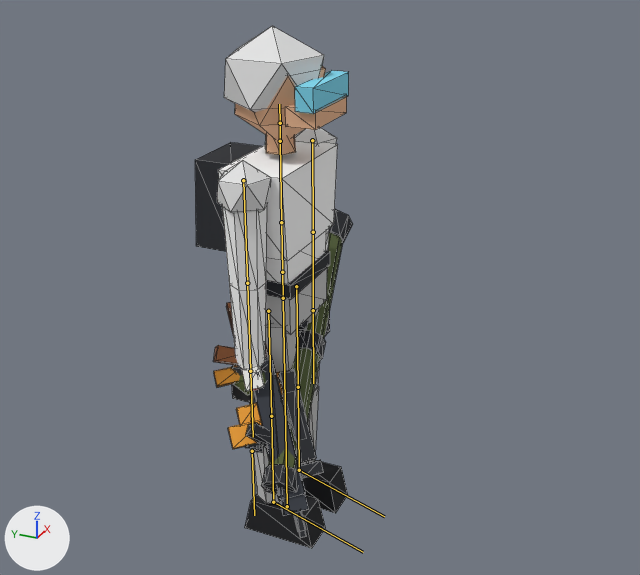
The glTF model client/public/models/player.glb: old version first, new version second.
Before and after are seen from a 50 mm lens placed at (-2.51, -1.27, 2.22), pointed at (0.04, -0.12, 0.95). The lights are fixed; the arrows at lower left show +X, +Y and +Z. The older version comes first. The bones that change, and the others that lie on the model, are drawn over the model as lines. Mesh edges are drawn as thin lines.

The first picture shows 'Player', 'weapon_ak5', 'weapon_bandage', 'weapon_carl_gustaf', 'weapon_grenade', 'weapon_revolver', 'weapon_sniper'.
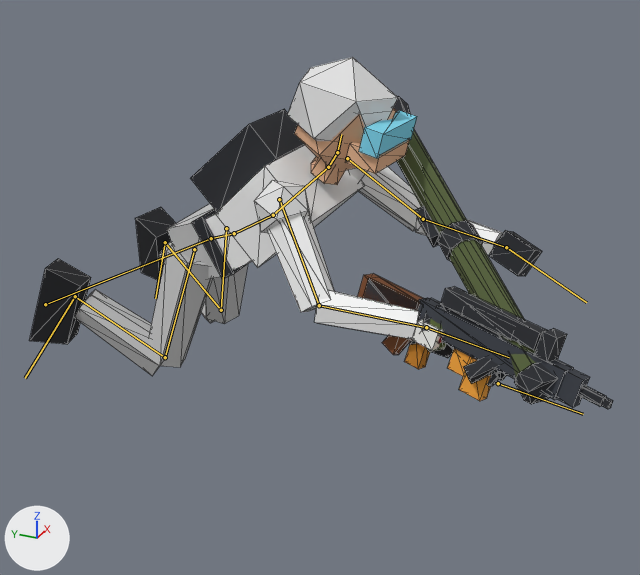
The newer file adds an action. The first version stands in its rest pose; the second is drawn at frame 12 of the action 'swim_fwd'.

What differs and where, as boxes (x1, y1, x2, y2) in the pictures (640 x 575 px):
```json
{"object": "Player", "change": "posed", "before": [195, 26, 349, 548], "after": [30, 57, 542, 376], "on screen": "231% wider, 39% shorter"}
{"object": "weapon_carl_gustaf", "change": "posed", "before": [246, 209, 353, 495], "after": [393, 96, 558, 404]}
{"object": "weapon_ak5", "change": "posed", "before": [214, 308, 306, 532], "after": [363, 279, 607, 406], "on screen": "163% wider, 43% shorter"}
{"object": "weapon_sniper", "change": "posed", "before": [226, 302, 324, 538], "after": [357, 274, 613, 409]}
{"object": "weapon_bandage", "change": "posed", "before": [242, 366, 264, 391], "after": [412, 320, 444, 351]}
{"object": "weapon_revolver", "change": "posed", "before": [214, 345, 264, 452], "after": [382, 335, 507, 386]}
{"object": "weapon_grenade", "change": "posed", "before": [234, 372, 280, 395], "after": [427, 305, 449, 352]}
{"bone": "root", "before": "(287, 506) to (283, 298)", "after": "(45, 304) to (211, 238)"}
{"bone": "hips", "before": "(283, 298) to (282, 272)", "after": "(211, 238) to (234, 233)"}
{"bone": "spine", "before": "(282, 272) to (281, 222)", "after": "(234, 233) to (273, 215)"}
{"bone": "chest", "before": "(281, 222) to (280, 141)", "after": "(273, 215) to (328, 167)"}
{"bone": "neck", "before": "(280, 141) to (280, 123)", "after": "(328, 167) to (337, 152)"}
{"bone": "head", "before": "(280, 123) to (279, 104)", "after": "(337, 152) to (341, 134)"}
{"bone": "upper_arm_L", "before": "(312, 140) to (313, 232)", "after": "(347, 158) to (423, 219)"}
{"bone": "forearm_L", "before": "(313, 232) to (313, 310)", "after": "(423, 219) to (506, 247)"}
{"bone": "hand_L", "before": "(313, 310) to (313, 383)", "after": "(506, 247) to (586, 302)"}
{"bone": "upper_arm_R", "before": "(243, 180) to (247, 283)", "after": "(279, 199) to (319, 305)"}
{"bone": "forearm_R", "before": "(247, 283) to (250, 371)", "after": "(319, 305) to (426, 327)"}
{"bone": "hand_R", "before": "(250, 371) to (253, 437)", "after": "(426, 327) to (509, 357)"}
{"bone": "thigh_L", "before": "(296, 286) to (298, 387)", "after": "(226, 228) to (221, 310)"}
{"bone": "shin_L", "before": "(298, 387) to (299, 470)", "after": "(221, 310) to (165, 242)"}
{"bone": "foot_L", "before": "(299, 470) to (384, 516)", "after": "(165, 242) to (155, 298)"}
{"bone": "thigh_R", "before": "(268, 311) to (271, 416)", "after": "(194, 249) to (165, 357)"}
{"bone": "shin_R", "before": "(271, 416) to (273, 502)", "after": "(165, 357) to (75, 296)"}
{"bone": "foot_R", "before": "(273, 502) to (363, 552)", "after": "(75, 296) to (25, 378)"}
```

Edits to the scene script, one JSON object a line:
```json
{"block": "bone_root", "where": "bone_root = bpy.data.objects['Armature'].pose.bones['root']"}
{"op": "set", "path": "bone_root.location", "old": "(0.0, 0.0, 0.0)", "new": "(0.0, 0.663, -1.079)"}
{"op": "set", "path": "bone_root.rotation_quaternion", "old": "(1.0, 0.0, 0.0, 0.0)", "new": "(0.855, 0.519, 0.0, 0.0)", "note": "degrees (0, 0, 0) -> degrees (63, 0, 0)"}
{"block": "bone_hips", "where": "bone_hips = bpy.data.objects['Armature'].pose.bones['hips']  # child of 'root'"}
{"op": "set", "path": "bone_hips.rotation_quaternion", "old": "(1.0, 0.0, 0.0, 0.0)", "new": "(0.998, 0.064, 0.0, 0.0)", "note": "degrees (0, 0, 0) -> degrees (7, 0, 0)"}
{"block": "bone_spine", "where": "bone_spine = bpy.data.objects['Armature'].pose.bones['spine']  # child of 'hips'"}
{"op": "set", "path": "bone_spine.rotation_quaternion", "old": "(1.0, 0.0, 0.0, 0.0)", "new": "(0.996, -0.091, -0.005, 0.004)", "note": "degrees (0, 0, 0) -> degrees (-10, -1, 1)"}
{"block": "bone_chest", "where": "bone_chest = bpy.data.objects['Armature'].pose.bones['chest']  # child of 'spine'"}
{"op": "set", "path": "bone_chest.rotation_quaternion", "old": "(1.0, 0.0, 0.0, 0.0)", "new": "(0.993, -0.114, -0.005, 0.004)", "note": "degrees (0, 0, 0) -> degrees (-13, -1, 1)"}
{"block": "bone_neck", "where": "bone_neck = bpy.data.objects['Armature'].pose.bones['neck']  # child of 'chest'"}
{"op": "set", "path": "bone_neck.rotation_quaternion", "old": "(1.0, 0.0, 0.0, 0.0)", "new": "(0.992, -0.127, 0.0, 0.0)", "note": "degrees (0, 0, 0) -> degrees (-15, 0, 0)"}
{"block": "bone_head", "where": "bone_head = bpy.data.objects['Armature'].pose.bones['head']  # child of 'neck'"}
{"op": "set", "path": "bone_head.rotation_quaternion", "old": "(1.0, 0.0, 0.0, 0.0)", "new": "(0.985, -0.17, -0.014, -0.002)", "note": "degrees (0, 0, 0) -> degrees (-20, -2, 0)"}
{"block": "bone_upper_arm_l", "where": "bone_upper_arm_l = bpy.data.objects['Armature'].pose.bones['upper_arm_L']  # child of 'chest'"}
{"op": "set", "path": "bone_upper_arm_l.rotation_quaternion", "old": "(1.0, 0.0, 0.0, 0.0)", "new": "(0.66, -0.728, 0.0, -0.185)", "note": "degrees (0, 0, 0) -> degrees (-94, -16, -15)"}
{"block": "bone_forearm_l", "where": "bone_forearm_l = bpy.data.objects['Armature'].pose.bones['forearm_L']  # child of 'upper_arm_L'"}
{"op": "set", "path": "bone_forearm_l.rotation_quaternion", "old": "(1.0, 0.0, 0.0, 0.0)", "new": "(0.891, -0.274, -0.299, 0.202)", "note": "degrees (0, 0, 0) -> degrees (-42, -25, 35)"}
{"block": "bone_hand_l", "where": "bone_hand_l = bpy.data.objects['Armature'].pose.bones['hand_L']  # child of 'forearm_L'"}
{"op": "set", "path": "bone_hand_l.rotation_quaternion", "old": "(1.0, 0.0, 0.0, 0.0)", "new": "(0.991, 0.133, 0.0, 0.0)", "note": "degrees (0, 0, 0) -> degrees (15, 0, 0)"}
{"block": "bone_upper_arm_r", "where": "bone_upper_arm_r = bpy.data.objects['Armature'].pose.bones['upper_arm_R']  # child of 'chest'"}
{"op": "set", "path": "bone_upper_arm_r.rotation_quaternion", "old": "(1.0, 0.0, 0.0, 0.0)", "new": "(0.762, -0.617, 0.0, 0.199)", "note": "degrees (0, 0, 0) -> degrees (-76, 14, 18)"}
{"block": "bone_forearm_r", "where": "bone_forearm_r = bpy.data.objects['Armature'].pose.bones['forearm_R']  # child of 'upper_arm_R'"}
{"op": "set", "path": "bone_forearm_r.rotation_quaternion", "old": "(1.0, 0.0, 0.0, 0.0)", "new": "(0.805, -0.376, 0.344, -0.304)", "note": "degrees (0, 0, 0) -> degrees (-60, 19, -52)"}
{"block": "bone_hand_r", "where": "bone_hand_r = bpy.data.objects['Armature'].pose.bones['hand_R']  # child of 'forearm_R'"}
{"op": "set", "path": "bone_hand_r.rotation_quaternion", "old": "(1.0, 0.0, 0.0, 0.0)", "new": "(0.99, 0.142, 0.0, 0.0)", "note": "degrees (0, 0, 0) -> degrees (16, 0, 0)"}
{"block": "bone_thigh_l", "where": "bone_thigh_l = bpy.data.objects['Armature'].pose.bones['thigh_L']  # child of 'hips'"}
{"op": "set", "path": "bone_thigh_l.rotation_quaternion", "old": "(1.0, 0.0, 0.0, 0.0)", "new": "(-0.877, 0.435, -0.092, 0.185)", "note": "degrees (0, 0, 0) -> degrees (-53, 0, -24)"}
{"block": "bone_shin_l", "where": "bone_shin_l = bpy.data.objects['Armature'].pose.bones['shin_L']  # child of 'thigh_L'"}
{"op": "set", "path": "bone_shin_l.rotation_quaternion", "old": "(1.0, 0.0, 0.0, 0.0)", "new": "(0.619, 0.785, 0.0, 0.0)", "note": "degrees (0, 0, 0) -> degrees (103, 0, 0)"}
{"block": "bone_foot_l", "where": "bone_foot_l = bpy.data.objects['Armature'].pose.bones['foot_L']  # child of 'shin_L'"}
{"op": "set", "path": "bone_foot_l.rotation_quaternion", "old": "(1.0, 0.0, 0.0, 0.0)", "new": "(0.985, -0.175, 0.0, 0.0)", "note": "degrees (0, 0, 0) -> degrees (-20, 0, 0)"}
{"block": "bone_thigh_r", "where": "bone_thigh_r = bpy.data.objects['Armature'].pose.bones['thigh_R']  # child of 'hips'"}
{"op": "set", "path": "bone_thigh_r.rotation_quaternion", "old": "(1.0, 0.0, 0.0, 0.0)", "new": "(-0.874, 0.45, 0.085, -0.164)", "note": "degrees (0, 0, 0) -> degrees (-55, 0, 21)"}
{"block": "bone_shin_r", "where": "bone_shin_r = bpy.data.objects['Armature'].pose.bones['shin_R']  # child of 'thigh_R'"}
{"op": "set", "path": "bone_shin_r.rotation_quaternion", "old": "(1.0, 0.0, 0.0, 0.0)", "new": "(0.585, 0.811, 0.0, 0.0)", "note": "degrees (0, 0, 0) -> degrees (108, 0, 0)"}
{"block": "bone_foot_r", "where": "bone_foot_r = bpy.data.objects['Armature'].pose.bones['foot_R']  # child of 'shin_R'"}
{"op": "set", "path": "bone_foot_r.rotation_quaternion", "old": "(1.0, 0.0, 0.0, 0.0)", "new": "(0.987, -0.161, 0.0, 0.0)", "note": "degrees (0, 0, 0) -> degrees (-19, 0, 0)"}
```
